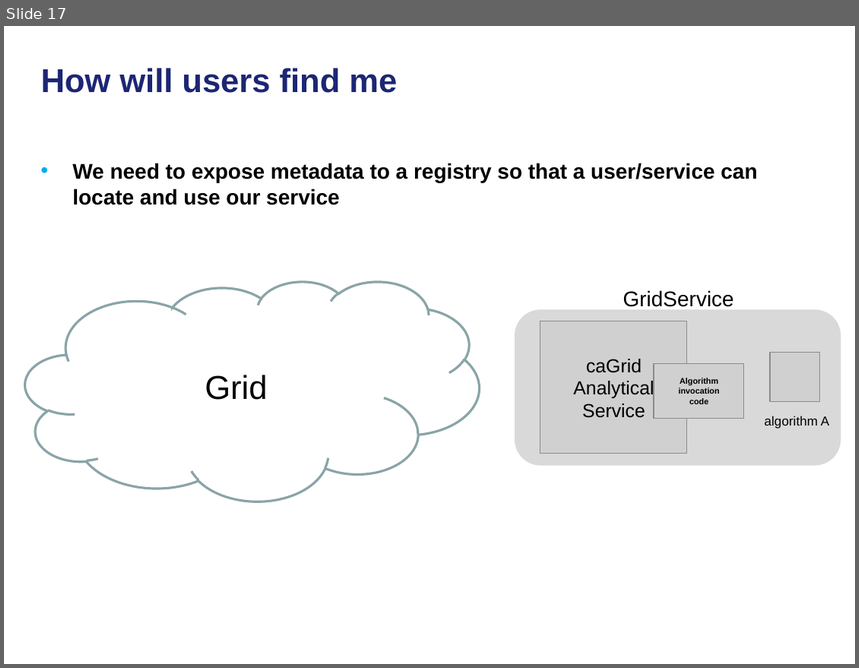
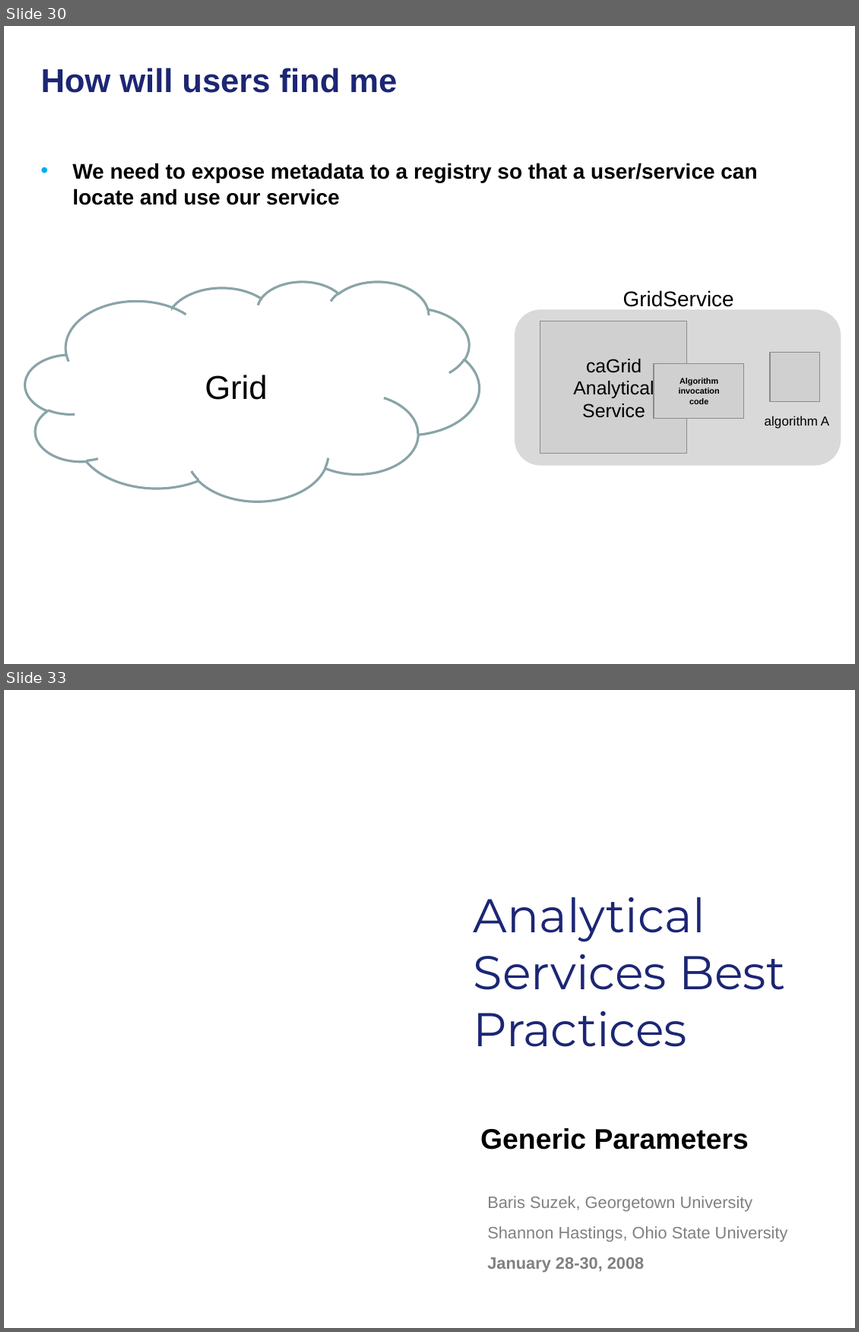
Before and after one commit to NCIP/cagrid-portal, a slide deck: cagrid-1-0/Documentation/presentations/200801_VCDE_ARCH/20080128_30_F2F_ASBP_Grid_BP.ppt. Shown one above the other, each under a label of ours: slide 17 before the commit, slides 30 and 33 after it; the slides between them are not shown. The pictures are 859x668 and 859x1332 pixels, drawn with LibreOffice and Linux fonts; fonts in the diff are those of the drawing; grey boxes stand for pictures; background and template pictures are left out. Boxes give left, top, right and bottom in pixels: in the first picture for what was removed or moved away, otherwise in the second. Text is boxed around its words. In the diff, an @@ line names an element or a change of style, - is before the commit and + after.

```diff
--- a/cagrid-1-0/Documentation/presentations/200801_VCDE_ARCH/20080128_30_F2F_ASBP_Grid_BP.ppt
+++ b/cagrid-1-0/Documentation/presentations/200801_VCDE_ARCH/20080128_30_F2F_ASBP_Grid_BP.ppt
@@ slide 33 added at (4,690,855,1328), background picture (left out) @@
@@ title added at (474,897,785,1047), 40 pt, text #1C2674 @@
+Analytical Services Best Practices
@@ subtitle added at (481,1129,749,1150), 24 pt, text #000000, bold @@
+Generic Parameters
@@ text added at (487,1196,788,1273), 14 pt, text #808080 @@
+Baris Suzek, Georgetown University
+Shannon Hastings, Ohio State University
+January 28-30, 2008
@@ what was slide 17 is now slide 30 @@
```
Also in this commit, not shown: 5 slides changed, 19 other slides added.
